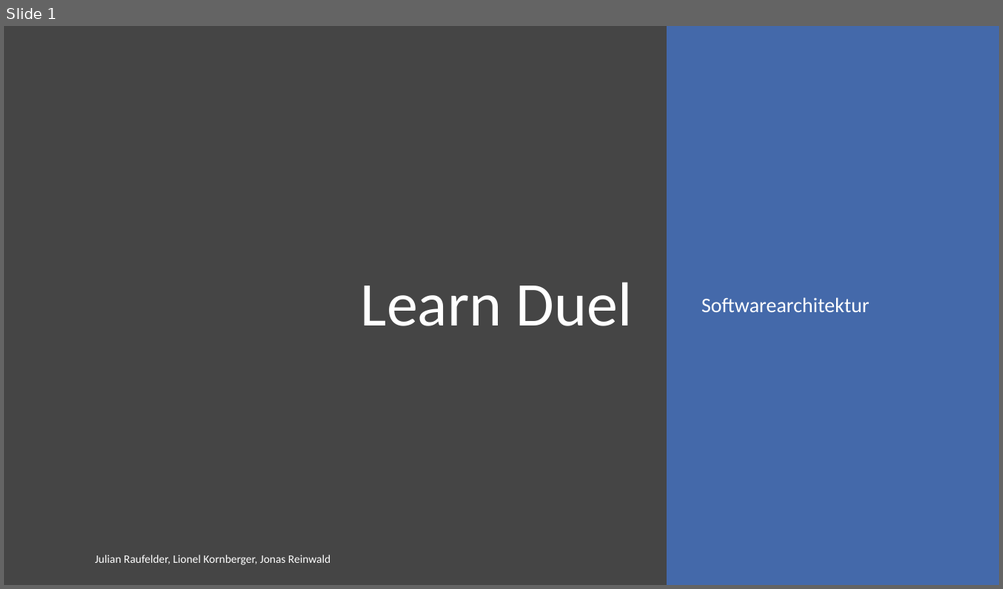
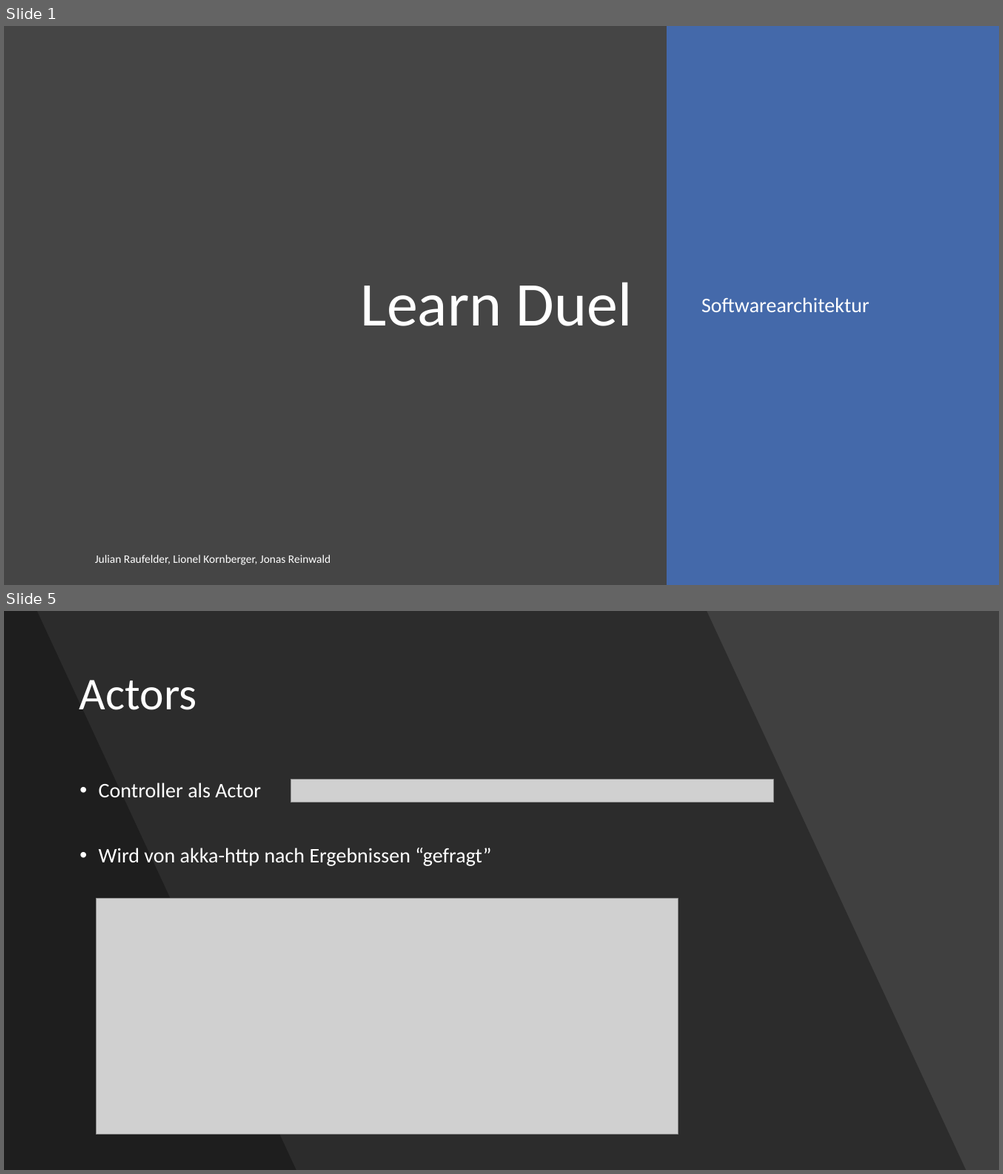
Before and after one commit to webbureaucrat/learn-duel, a slide deck: swar_learn_duel.pptx. Shown one above the other, each under a label of ours: slide 1 before the commit, slides 1 and 5 after it; the slides between them are not shown. The pictures are 1003x589 and 1003x1174 pixels, drawn with LibreOffice and Linux fonts; fonts in the diff are those of the drawing; grey boxes stand for pictures. Boxes give left, top, right and bottom in pixels: in the first picture for what was removed or moved away, otherwise in the second. Text is boxed around its words. In the diff, an @@ line names an element or a change of style, - is before the commit and + after.

```diff
--- a/swar_learn_duel.pptx
+++ b/swar_learn_duel.pptx
@@ slide 5 added at <box>4,611,999,1170</box>, background #404040 @@
@@ freeform shape added at <box>4,611,966,1170</box>, fill #000000 at 30% opacity @@
@@ freeform shape added at <box>4,611,296,1170</box>, fill #000000 at 30% opacity @@
@@ title added at <box>79,680,197,710</box>, 44 pt, text #FFFFFF @@
+Actors
@@ text added at <box>99,783,491,866</box>, 20 pt, text #FFFFFF @@
+• Controller als Actor
+• Wird von akka-http nach Ergebnissen “gefragt”
@@ picture added at <box>290,780,774,803</box> @@
@@ picture added at <box>96,898,677,1135</box> @@
```
Also in this commit, not shown: 9 slides changed, 10 other slides added, 2 slides removed.
